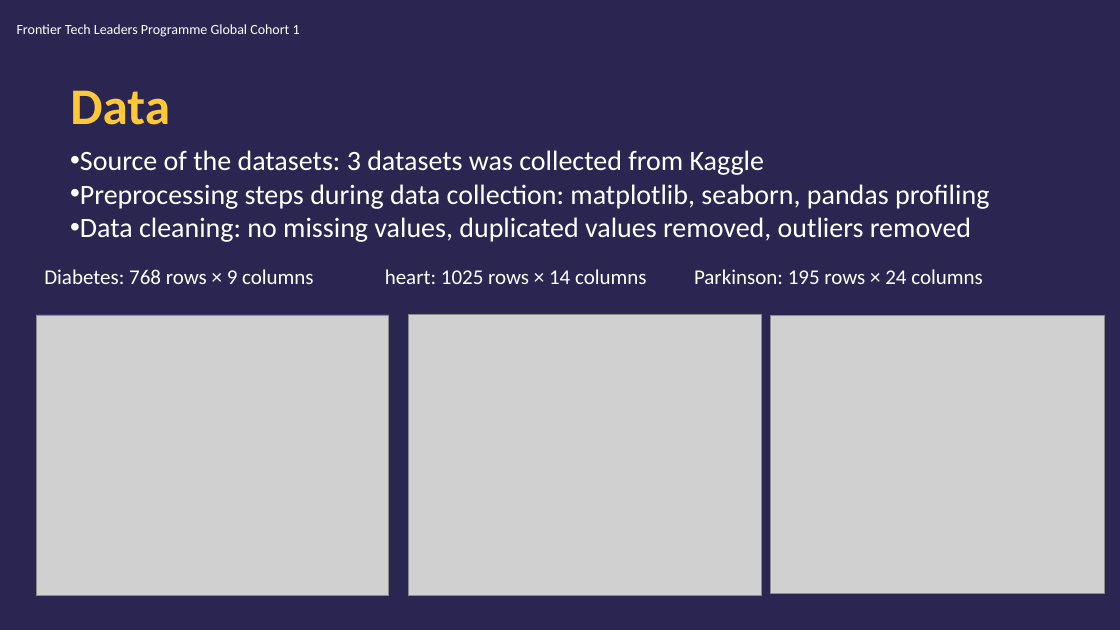
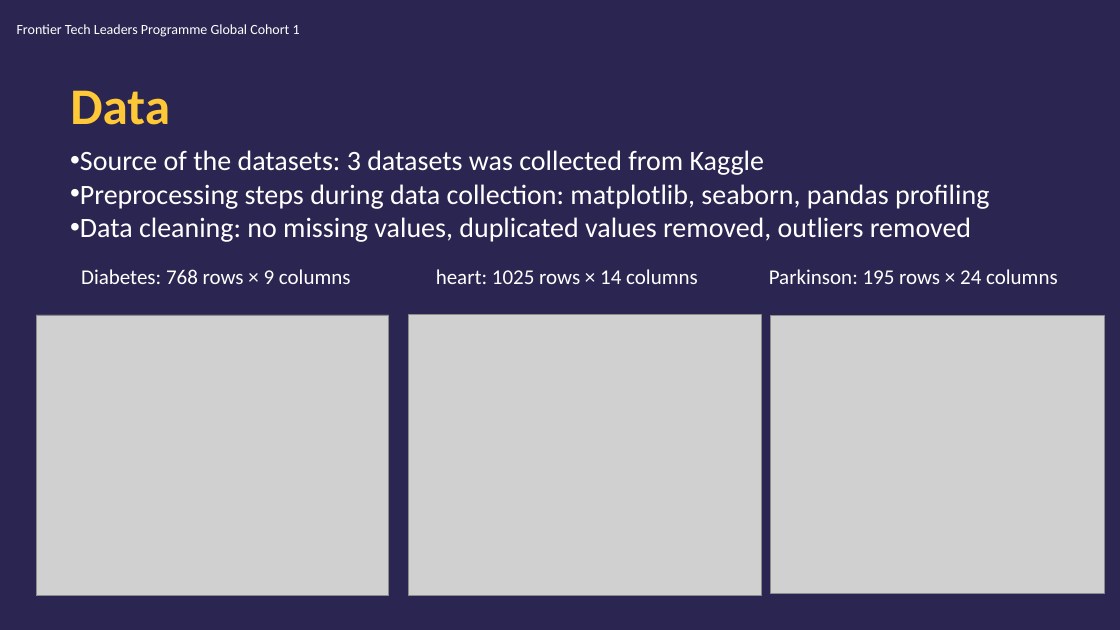
Before and after one commit to edasaruhan/Assingment_ML_kili66, a slide deck: slide 7 of Mariam_Jury_Presentation.pptx. Drawn at 1120x630 pixels with LibreOffice and Linux fonts; fonts in the diff are those of the drawing; grey boxes stand for pictures; background and template pictures are left out. Boxes give left, top, right and bottom in pixels: in the first picture for what was removed or moved away, otherwise in the second. Text is boxed around its words. In the diff, an @@ line names an element or a change of style, - is before the commit and + after.

```diff
--- a/Mariam_Jury_Presentation.pptx
+++ b/Mariam_Jury_Presentation.pptx
@@ text "Diabetes: 768 rows × 9 ..." at [81,269,1058,284]: alignment left to centre @@
```
Also in this commit, not shown: 3 other slides changed.
